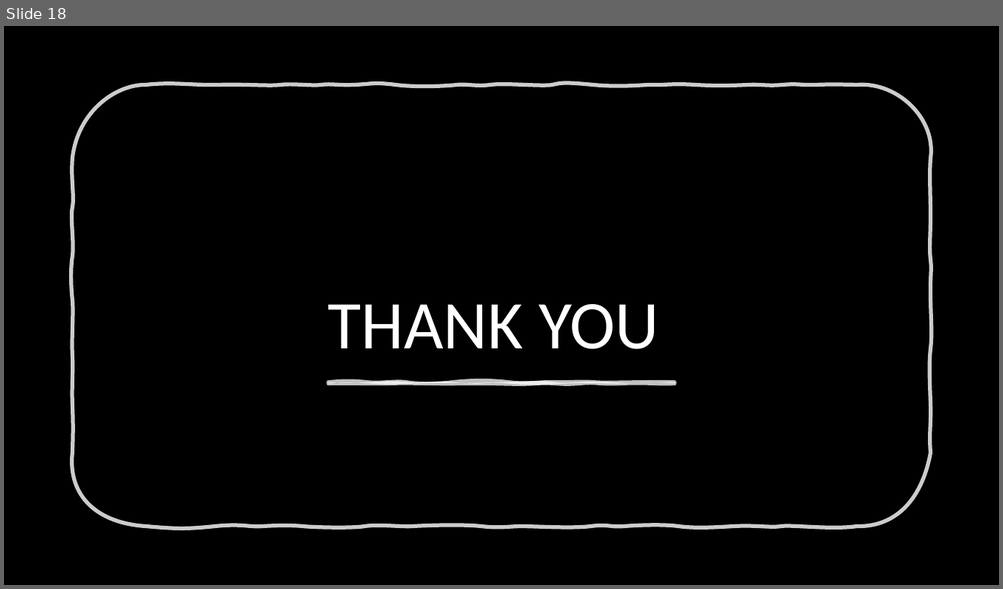
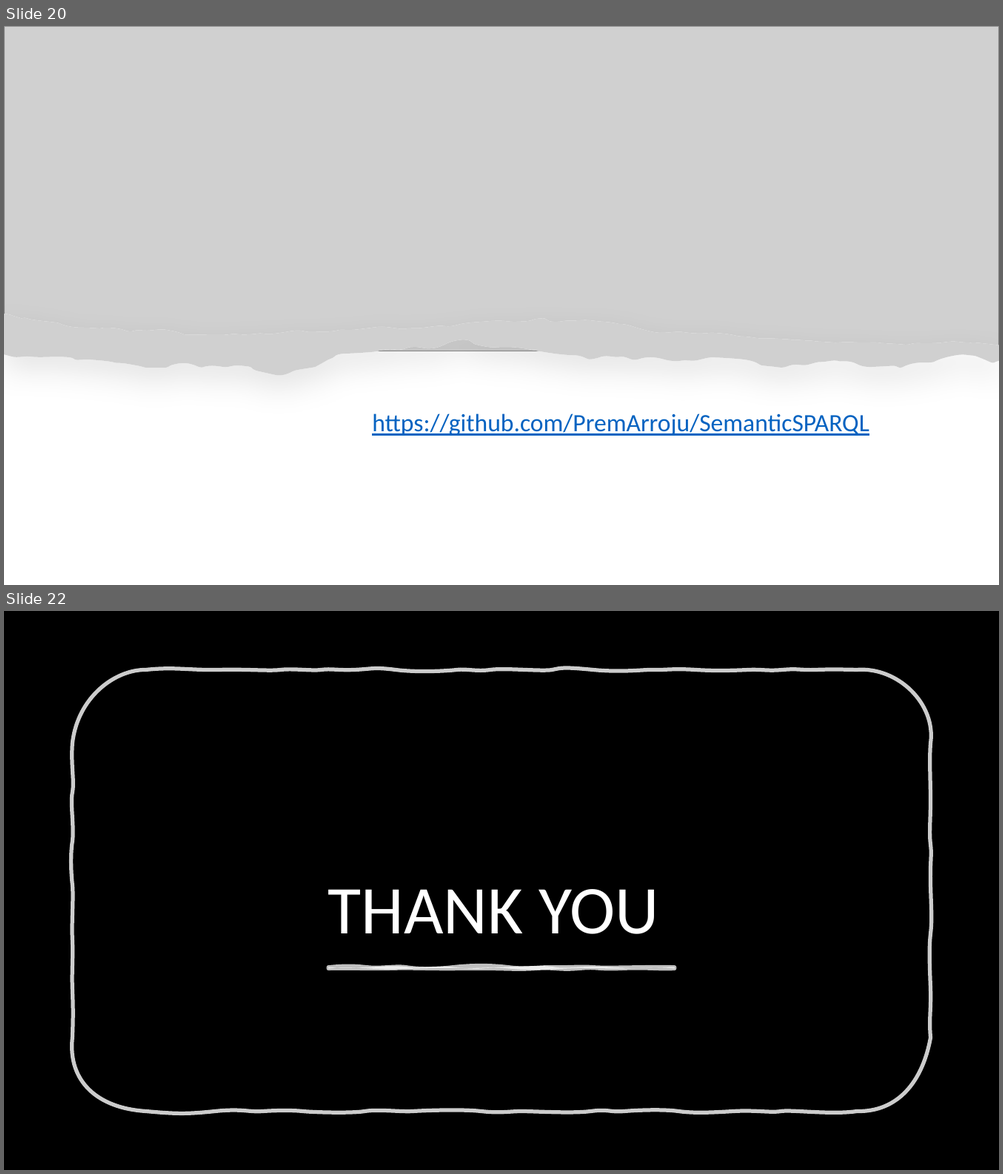
Before and after one commit to PremArroju/SemanticSPARQL, a slide deck: Project-3.pptx. Shown one above the other, each under a label of ours: slide 18 before the commit, slides 20 and 22 after it; the slides between them are not shown. The pictures are 1003x589 and 1003x1174 pixels, drawn with LibreOffice and Linux fonts; fonts in the diff are those of the drawing; grey boxes stand for pictures; background and template pictures are left out. Boxes give left, top, right and bottom in pixels: in the first picture for what was removed or moved away, otherwise in the second. Text is boxed around its words. In the diff, an @@ line names an element or a change of style, - is before the commit and + after.

```diff
--- a/Project-3.pptx
+++ b/Project-3.pptx
@@ slide 20 added at box(4, 26, 999, 585), background #FFFFFF @@
@@ picture added at box(4, 26, 999, 352) @@
@@ freeform shape added at box(4, 314, 999, 376), fill #FFFFFF @@
@@ picture added at box(4, 314, 999, 376) @@
@@ text added at box(372, 414, 869, 436), 24 pt, text #0563C1, underline @@
+https://github.com/PremArroju/SemanticSPARQL
@@ what was slide 18 is now slide 22 @@
```
Also in this commit, not shown: 3 other slides added.
